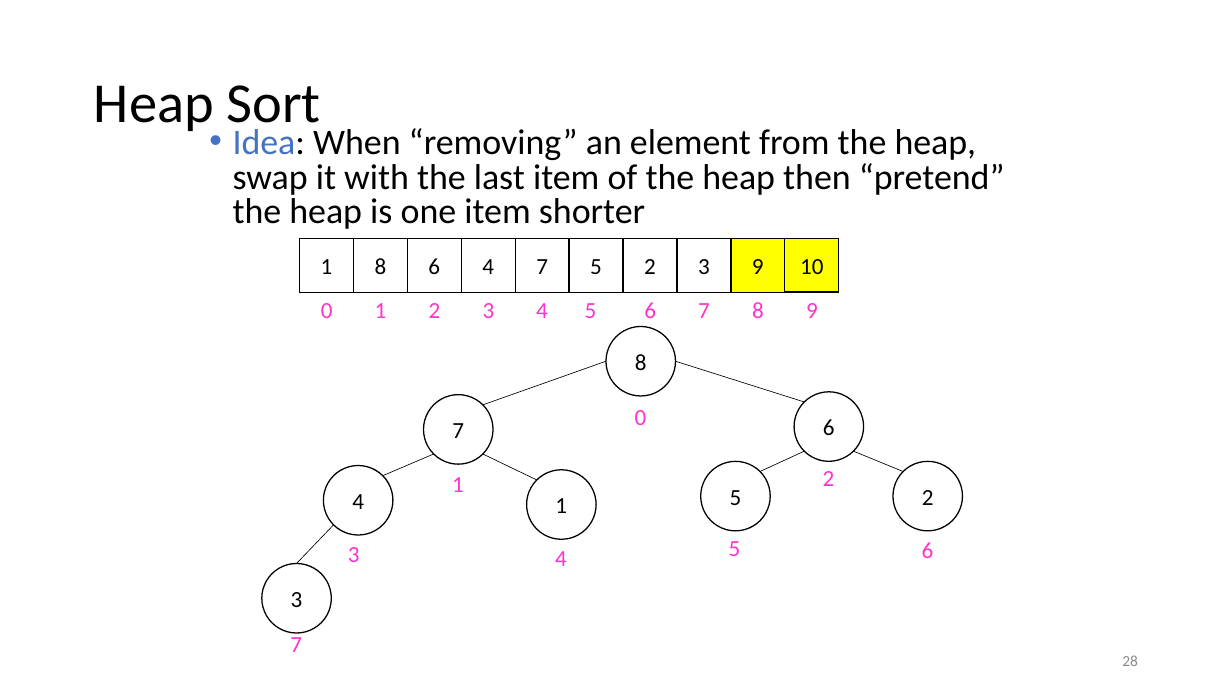
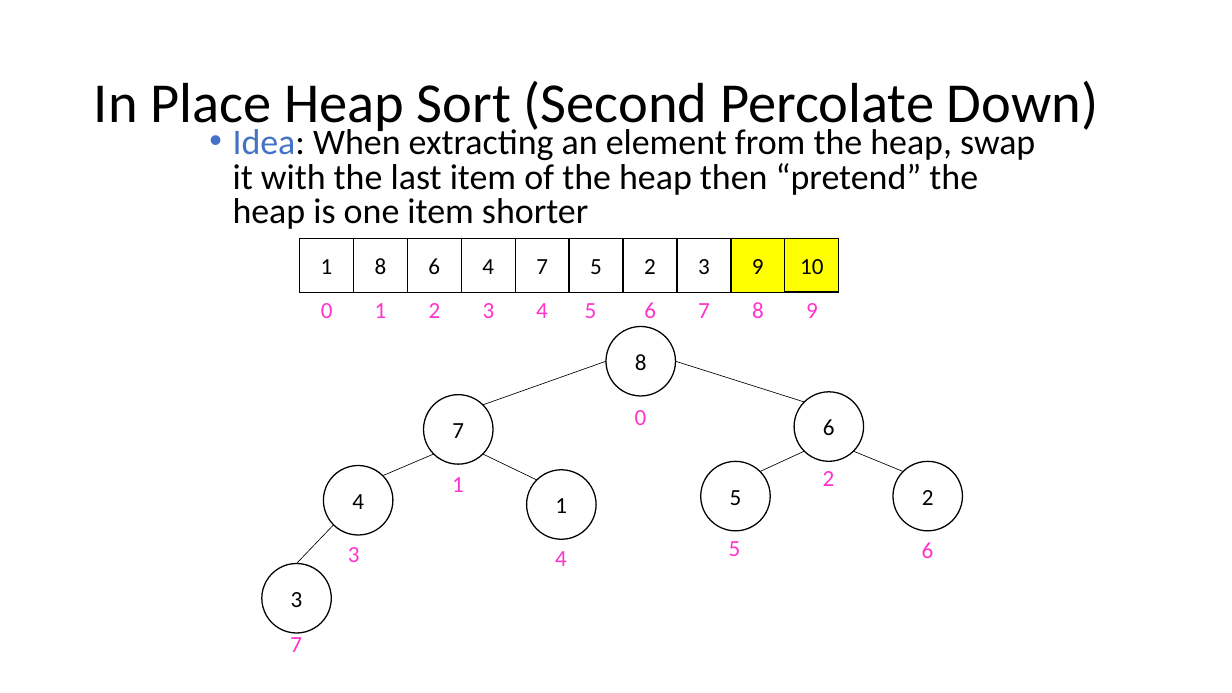
Before and after one commit to natebrunelle/cse332, a slide deck: slide 47 of demo_site/files/slides/lecture12_sorting1_inka.pptx (slide 28 before the commit). Drawn at 1232x693 pixels with LibreOffice and Linux fonts; fonts in the diff are those of the drawing. Boxes give left, top, right and bottom in pixels: in the first picture for what was removed or moved away, otherwise in the second. Text is boxed around its words. In the diff, an @@ line names an element or a change of style, - is before the commit and + after.

```diff
--- a/demo_site/files/slides/lecture12_sorting1_inka.pptx
+++ b/demo_site/files/slides/lecture12_sorting1_inka.pptx
@@ title at (94,81,1098,135): text changed @@
-Heap Sort
+In Place Heap Sort (Second Percolate Down)
@@ text at (233,125,1035,229): text changed @@
-• Idea: When “removing” an element from the heap, swap it with the last item of the heap then “pretend” the heap is one item shorter
+• Idea: When extracting an element from the heap, swap it with the last item of the heap then “pretend” the heap is one item shorter
@@ page number removed at (1122,655,1138,666) @@
-28
```
Also in this commit, not shown: 29 other slides changed, 17 slides added, 26 slides removed, 6 other files.
